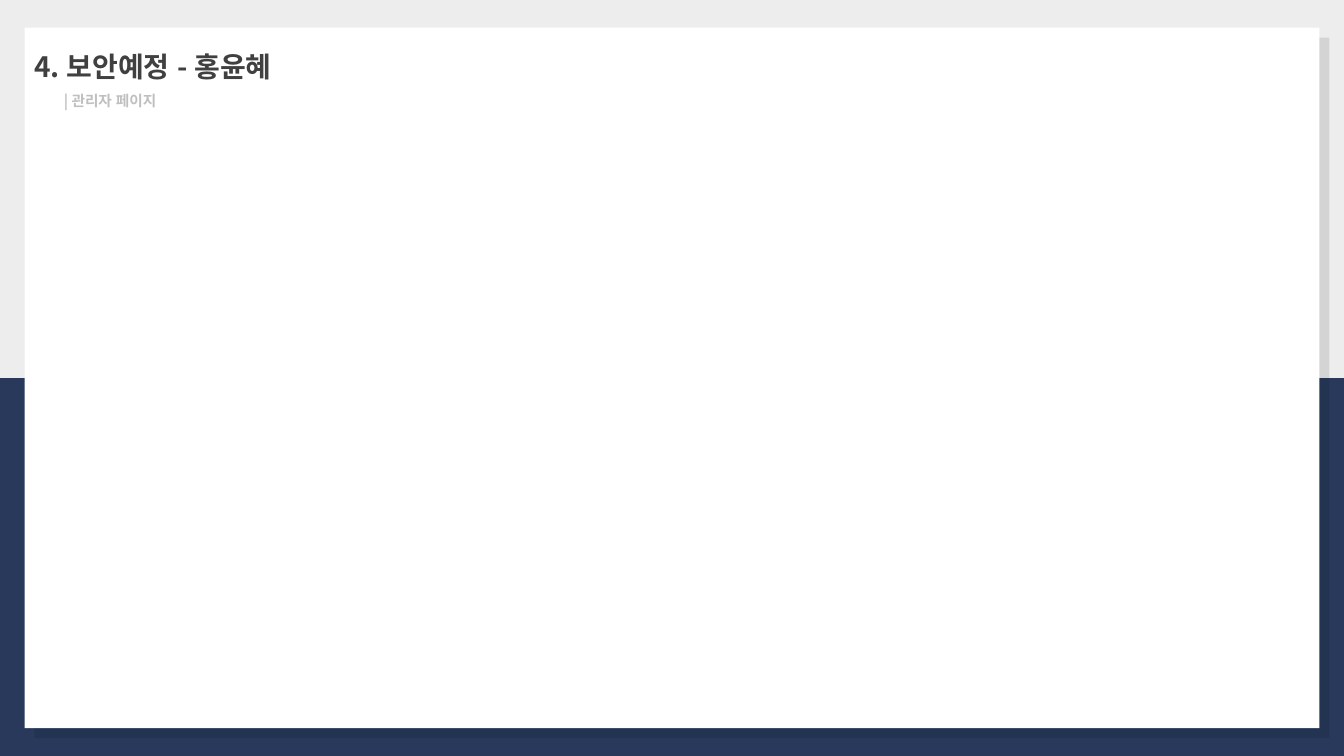
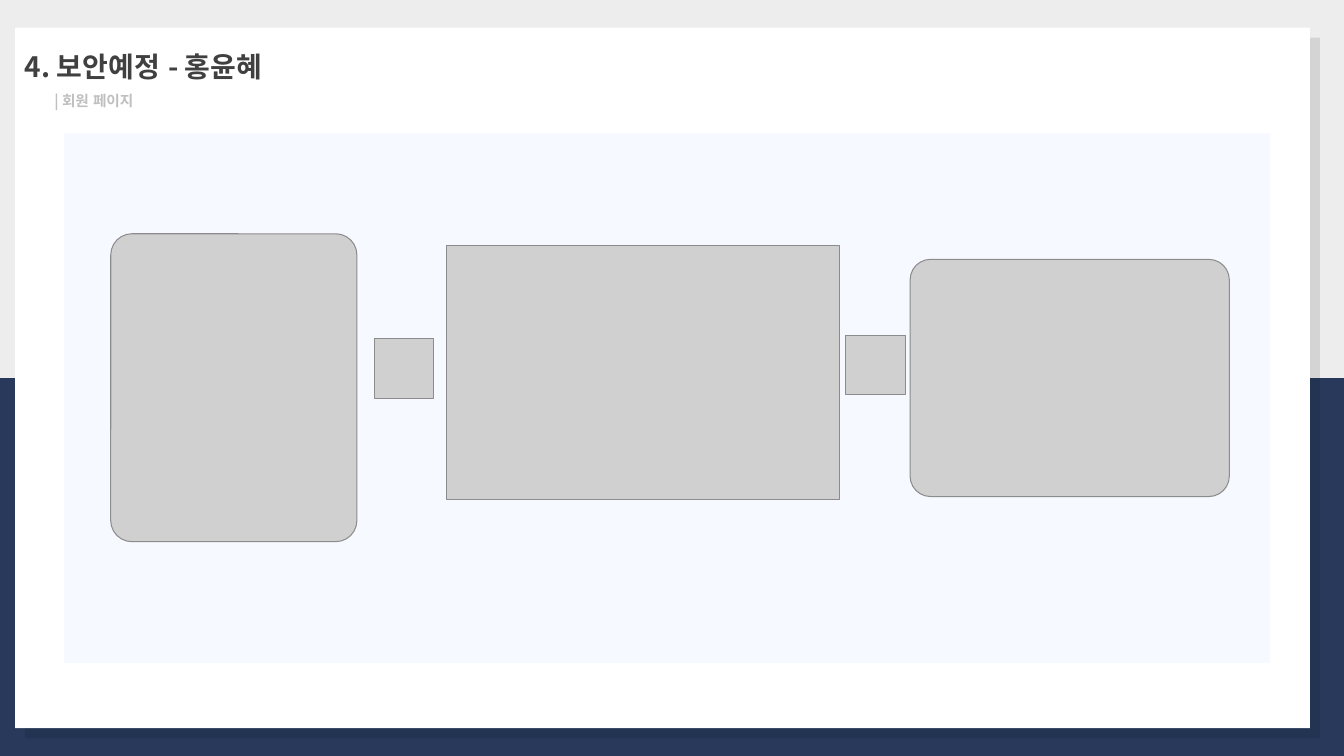
Before and after one commit to gingsilver/SCIT_Team4_groupware, a slide deck: slide 12 of Team4 발표자료/SCIT master 42기_A4_KUROWARE_발표자료.pptx. Drawn at 1344x756 pixels with LibreOffice and Linux fonts; fonts in the diff are those of the drawing; grey boxes stand for pictures. Boxes give left, top, right and bottom in pixels: in the first picture for what was removed or moved away, otherwise in the second. Text is boxed around its words. In the diff, an @@ line names an element or a change of style, - is before the commit and + after.

```diff
--- a/Team4 발표자료/SCIT master 42기_A4_KUROWARE_발표자료.pptx
+++ b/Team4 발표자료/SCIT master 42기_A4_KUROWARE_발표자료.pptx
@@ rectangle "4. 보안예정 - 홍윤혜": place and size @@
-rectangle "4. 보안예정 - 홍윤혜" at [24, 28, 1320, 729]
+rectangle "4. 보안예정 - 홍윤혜" at [15, 28, 1311, 729]
@@ text in rectangle at [62, 94, 133, 107]: text changed @@
-| 관리자 페이지
+| 회원 페이지
@@ rectangle added at [64, 133, 1270, 663], fill #F6F9FF @@
@@ picture added at [111, 234, 357, 541] @@
@@ picture added at [447, 246, 839, 500] @@
@@ picture added at [910, 259, 1230, 496] @@
@@ picture added at [374, 339, 434, 398] @@
@@ picture added at [846, 336, 905, 395] @@
```
Also in this commit, not shown: 3 other slides changed, 1 slide added, 7 other files.
